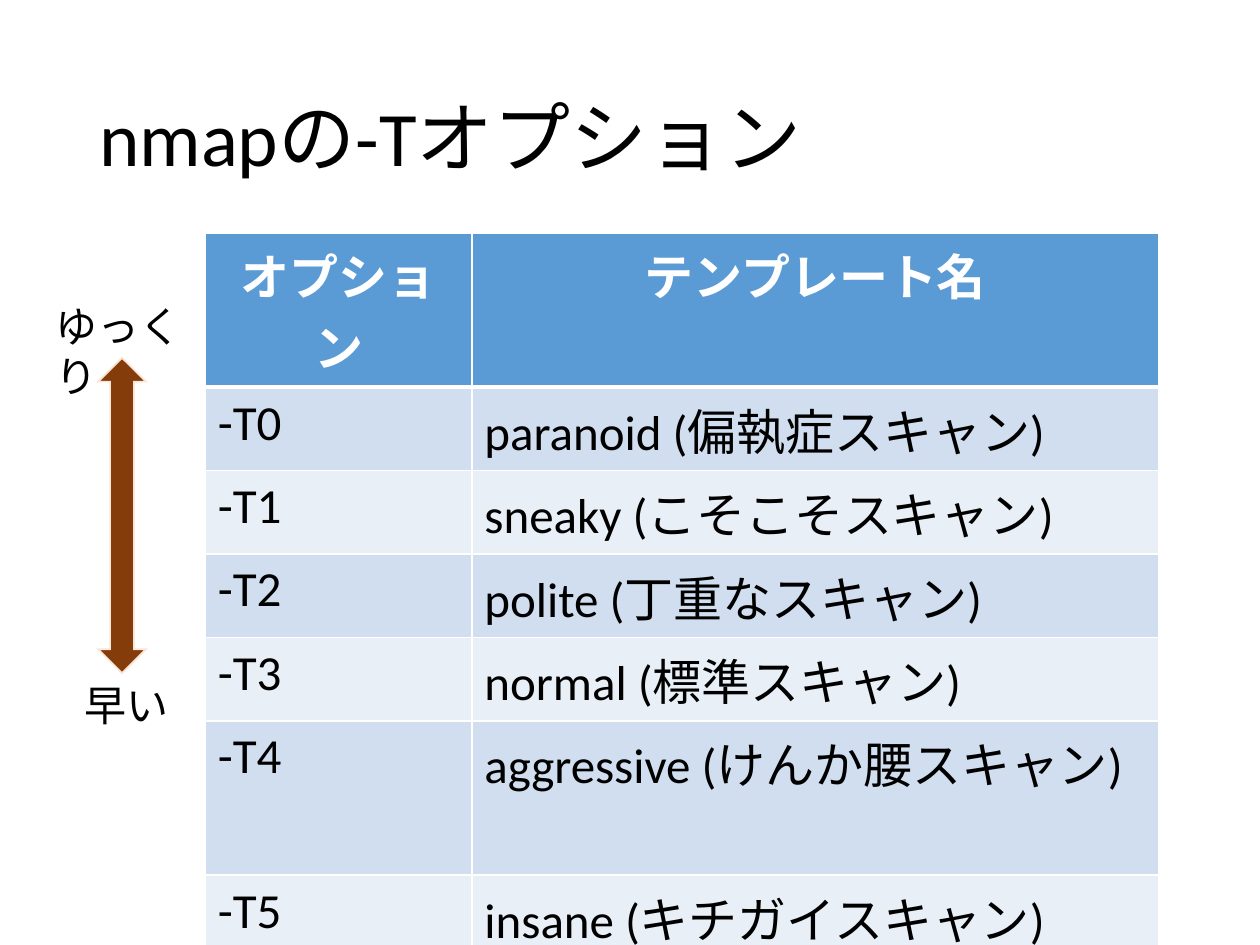
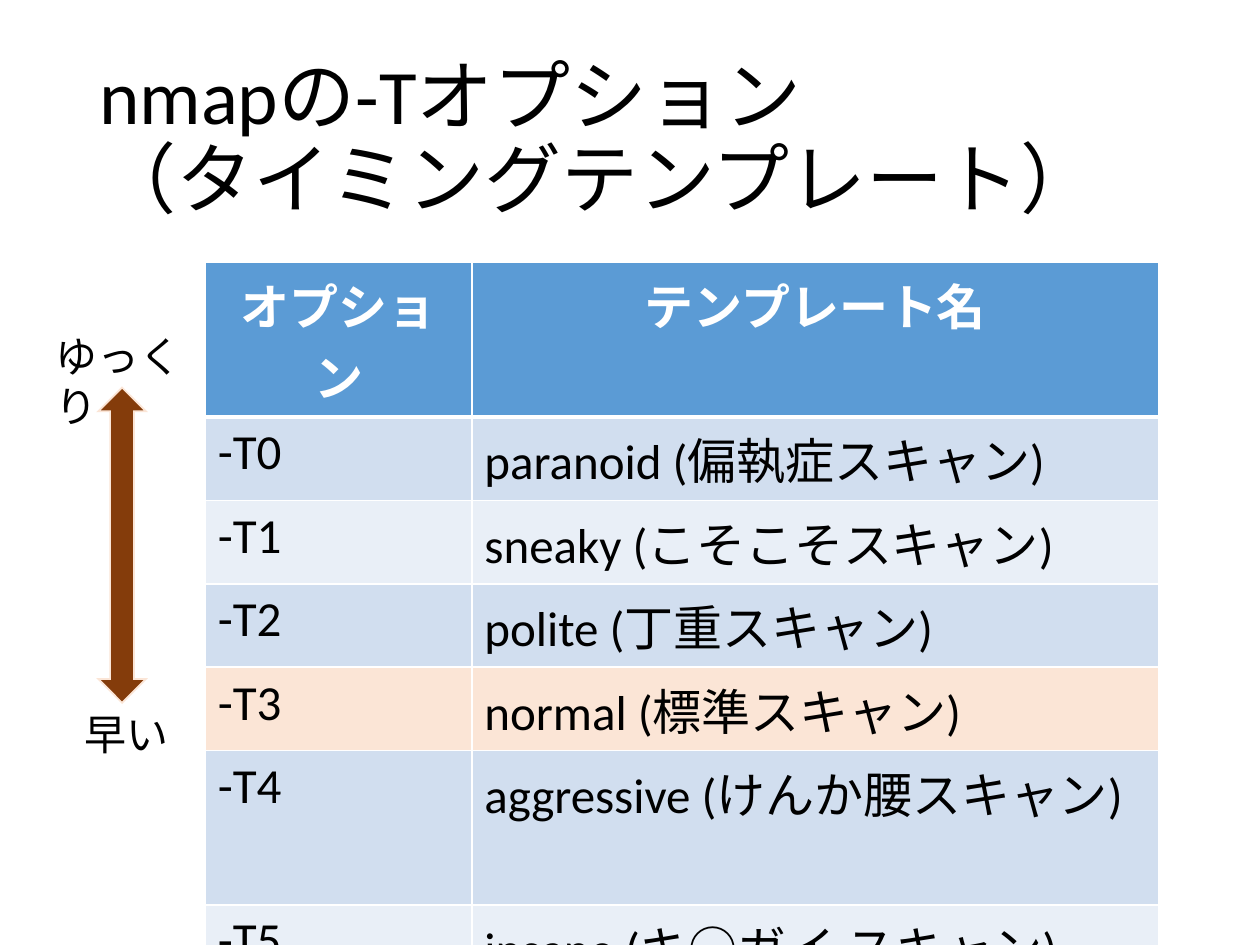
Before and after one commit to ozuma/sumida_sec, a slide deck: slide 16 of 2015-no.2/ppt/00_ozuma.pptx (slide 8 before the commit). Drawn at 1260x945 pixels with LibreOffice and Linux fonts; fonts in the diff are those of the drawing. Boxes give left, top, right and bottom in pixels: in the first picture for what was removed or moved away, otherwise in the second. Text is boxed around its words. In the diff, an @@ line names an element or a change of style, - is before the commit and + after.

```diff
--- a/2015-no.2/ppt/00_ozuma.pptx
+++ b/2015-no.2/ppt/00_ozuma.pptx
@@ title at (99,60,1098,214): text changed @@
-nmapの-Tオプション
+nmapの-Tオプション
+（タイミングテンプレート）
@@ table at (205,262,1159,826) @@
-row 4, column 2: polite (丁重なスキャン)
+row 4, column 2: polite (丁重スキャン)
-row 7, column 2: insane (キチガイスキャン)
+row 7, column 2: insane (キ○ガイ スキャン)
@@ fill #EAEFF7 to #FBE5D6 in row 5 @@
@@ table: place and size @@
-table at (205,233,1159,945)
+table at (205,262,1159,826)
@@ 2 texts, 1 up down arrow: place and size @@
-2 texts, 1 up down arrow at (56,308,182,725)
+2 texts, 1 up down arrow at (56,338,182,754)
```
Also in this commit, not shown: 5 other slides changed, 7 slides added.
